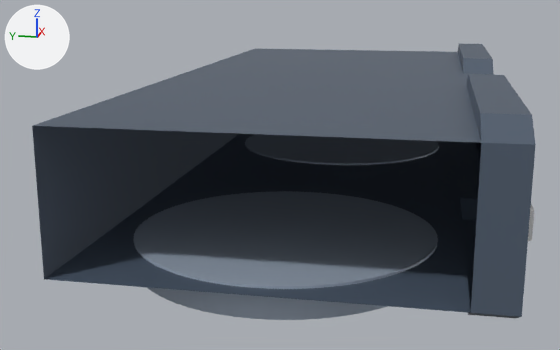
A saved change to the glTF model assets/GPU.glb.
Before and after are seen from a 50 mm camera at (-0.398, -0.054, 0.089) aimed at (-0.009, 0.024, -0.008). Arrows for +X, +Y and +Z are at upper left; the lights stay in place. Where no turn or scale is listed for an object, it has been applied to the vertices. Vertices at the same position are counted once.
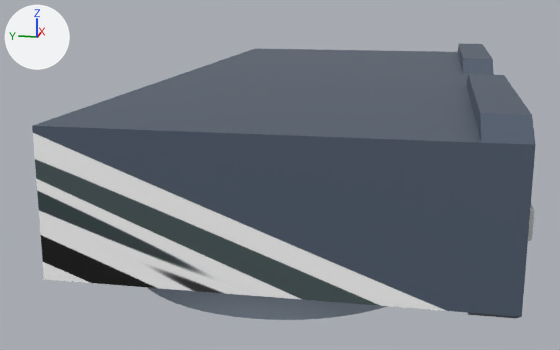
The newer file is also turned or shifted as a whole; pictures and numbers use the older file's frame.

Boxes (x1, y1, x2, y2) around the edits, measured in the pictures (560 x 350 px):
part 1 of me_cube_216, added
    after: (32, 126, 481, 313)
'Cylinder.055', unchanged, covered by the edit
    before: (133, 191, 438, 320)
    after: (147, 287, 387, 320)
'Cylinder.056', unchanged, covered by the edit
    before: (245, 134, 439, 165)

What changed in the scene script:
```text
Change me_cube_216:
    used by ob_cube_137; location = (0.0, 0.0, 0.0)
    verts and faces of me_cube_216; kept vertices keep their numbers, new ones are numbered from 56
    before: 0 (-0.162, 0.078, -0.011) at pixel (43, 279), 2 (-0.162, 0.078, 0.043) at pixel (32, 125), 8 (-0.162, -0.068, -0.011) at pixel (470, 312), 9 (-0.162, -0.068, 0.043) at pixel (481, 142)
    remove me_cube_216.from_pydata(...)  # 56 vertices, 100 faces; spans x -0.162..0.167, y -0.084..0.078, z -0.018..0.05
    add me_cube_216.from_pydata(...)  # 56 vertices, 102 faces; spans x -0.162..0.167, y -0.084..0.078, z -0.018..0.05
    me_cube_216 part 1
    add faces += [(0, 8, 2), (2, 8, 9)]
```
